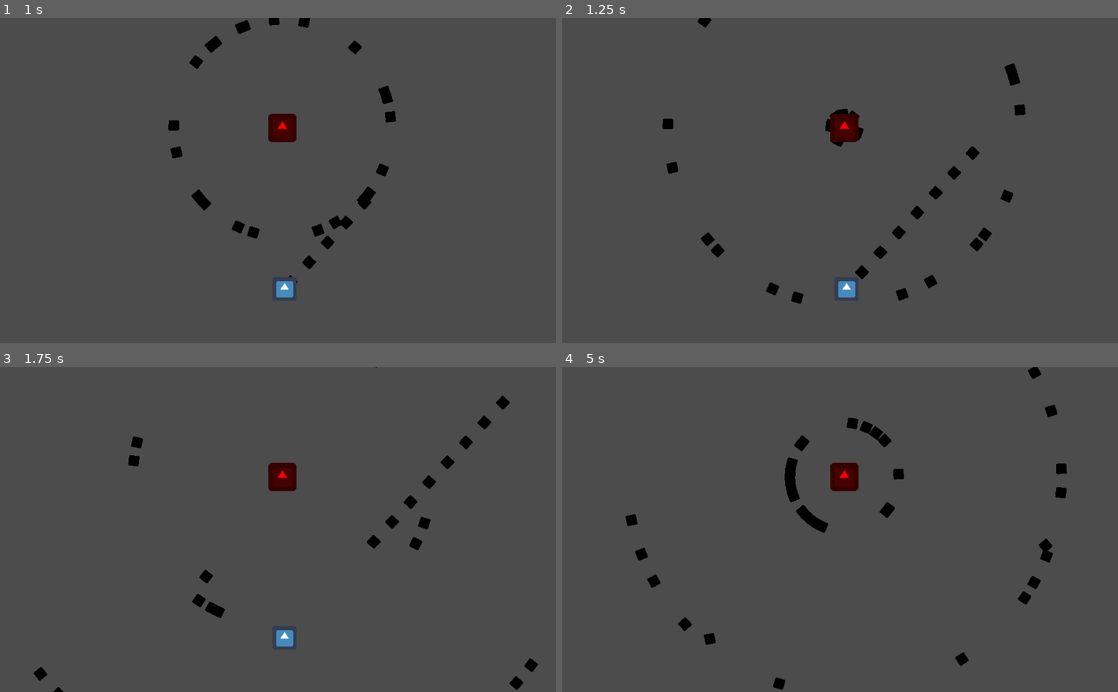
Above: before the commit, frames 1-4 (two rows, left to right).
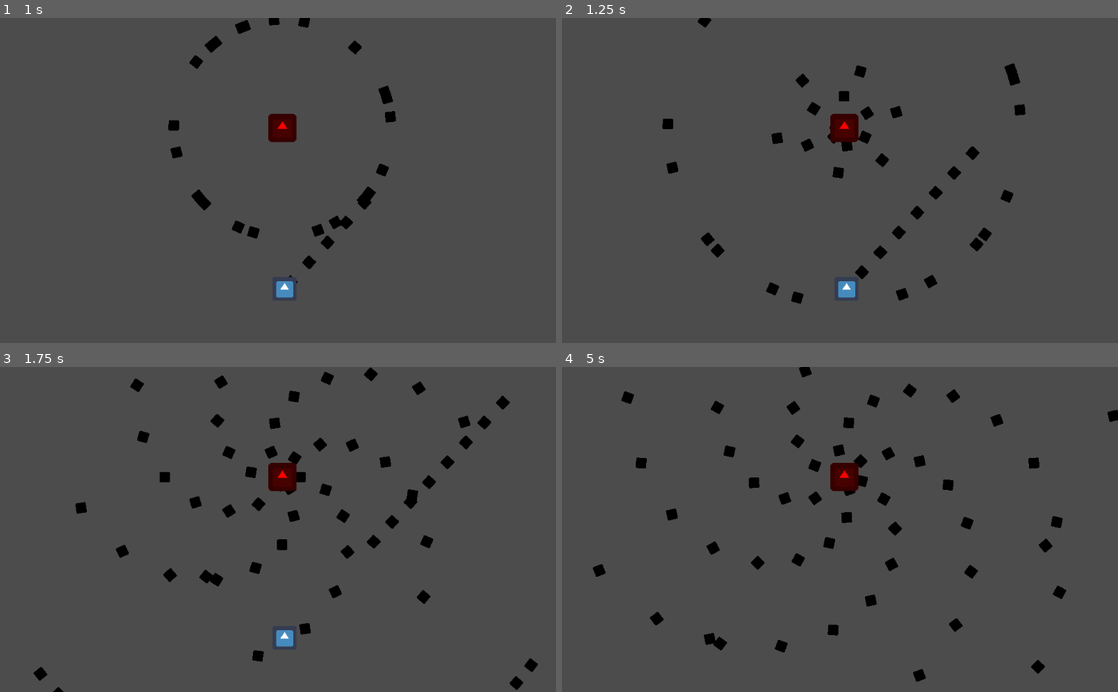
Above: after the commit, the same moments.

Repository: warriormaster12/HeartTale
Game: Godot game, scene res://Levels/BossLevel.tscn
Same seed, same stepped clock (60 frames per second), same inputs: the game is played once before the commit and once after it. The engine's default icon, where the game draws it, is replaced by a stand-in: a white triangle on a blue panel in a dark square.
Inputs (mouse positions are in pixels of both pictures, inside the frame that each line leads up to):
- Up to frame 1 (1 s): tap Enter at 0.5 s; move the mouse to (400, 164) at 0.52 s; press the mouse at (400, 164) at 0.53 s
- Up to frame 2 (1.25 s): no input
- Up to frame 3 (1.75 s): move the mouse to (166, 545) at 1.27 s; release the mouse at (166, 545) at 1.28 s; click (166, 545) at 1.35 s
- Up to frame 4 (5 s): move the mouse to (895, 458) at 2.02 s; hold S (move_b) 2.03-2.78 s; click (895, 458) at 2.3 s; move the mouse to (812, 594) at 2.77 s; tap W (move_f) at 2.85 s; click (812, 594) at 3.05 s; move the mouse to (1006, 578) at 3.52 s; hold A (move_l) 3.53-4.28 s; click (1006, 578) at 3.8 s; move the mouse to (673, 480) at 4.27 s; tap D (move_r) at 4.35 s; click (673, 480) at 4.55 s

Frame 1 is identical in both runs. In frame 2, 0.8% of the frame differs, in the area x 37-62%, y 14-50%; in frame 3, 2.7%; in frame 4, 4.4%, in the area x 5-100%, y 0-100%.

Commit message:
initial behaviour tree

Diff:
--- a/GameObjects/Enemy/Bullet.tscn
+++ b/GameObjects/Bullet/Bullet.tscn
@@ -1,7 +1,7 @@
 [gd_scene load_steps=4 format=2]
 
 [ext_resource path="res://icon.png" type="Texture" id=1]
-[ext_resource path="res://GameObjects/Enemy/Bullet.gd" type="Script" id=2]
+[ext_resource path="res://GameObjects/Bullet/Bullet.gd" type="Script" id=2]
 
 [sub_resource type="CircleShape2D" id=1]
 radius = 12.7535
--- /dev/null
+++ b/GameObjects/Enemy/BehaviourTree/BTRoot.gd
@@ -0,0 +1,39 @@
+extends Node2D
+
+
+export (NodePath) var ai_target
+onready var ai_target_node = get_node(ai_target)
+onready var active_node = get_node("Stage")
+onready var timer = get_node("BehaviourExecutionTimer")
+var stages = 0
+
+# Called when the node enters the scene tree for the first time.
+func _ready():
+	timer.start()
+	stages +=1
+	pass
+
+
+# Called every frame. 'delta' is the elapsed time since the previous frame.
+func _process(delta):
+	if active_node == get_node("Stage"):
+		if stages == 0:
+			timer.set_wait_time(1.0)
+		if stages  == 1 :
+			timer.set_wait_time(5.0)
+			if ai_target_node.can_fire == true:
+				ai_target_node._spawn_bullets_at_once()
+
+		elif stages == 2:
+			timer.set_wait_time(2.0)
+			ai_target_node._spawn_bullet_rotation()
+
+		print(timer.time_left)
+	print(stages)
+
+
+
+func _on_BehaviourExecutionTimer_timeout():
+	stages +=1
+	if stages == 3:
+		stages = 0
--- /dev/null
+++ b/GameObjects/Enemy/BehaviourTree/BTRoot.tscn
@@ -0,0 +1,11 @@
+[gd_scene load_steps=2 format=2]
+
+[ext_resource path="res://GameObjects/Enemy/BehaviourTree/BTRoot.gd" type="Script" id=1]
+
+[node name="BTRoot" type="Node2D"]
+script = ExtResource( 1 )
+
+[node name="Stage" type="Node2D" parent="."]
+
+[node name="BehaviourExecutionTimer" type="Timer" parent="."]
+[connection signal="timeout" from="BehaviourExecutionTimer" to="." method="_on_BehaviourExecutionTimer_timeout"]
--- a/GameObjects/Enemy/Enemy.gd
+++ b/GameObjects/Enemy/Enemy.gd
@@ -1,13 +1,13 @@
 extends KinematicBody2D
 
 
-var bullet = preload("res://GameObjects/Enemy/Bullet.tscn")
+var bullet = preload("res://GameObjects/Bullet/Bullet.tscn")
 var bullet_startPosition = Vector2()
 export var fire_delay = 0.8
 export var health = 100
 onready var rotator_node = get_node("rotator")
 onready var timer = get_node("BulletSpawnDelay")
-
+var can_fire = false
 
 # Called when the node enters the scene tree for the first time.
 func _ready():
@@ -24,6 +24,7 @@
 	_calculate_health()
 
 
+
 func _spawn_bullet_rotation():
 	rotator_node.rotate(1)
 	var bullet_instance = bullet.instance()
@@ -32,6 +33,7 @@
 	get_parent().add_child(bullet_instance)
 
 func _spawn_bullets_at_once():
+	can_fire = false
 	var bullet_instances = []
 	var bullet_rotation = []
 	var rotation_interval = rand_range(24, 15)
@@ -53,4 +55,4 @@
 		get_tree().queue_delete(self)
 
 func _on_Timer_timeout():
-	_spawn_bullets_at_once()
+	can_fire = true
--- a/GameObjects/Enemy/Enemy.tscn
+++ b/GameObjects/Enemy/Enemy.tscn
@@ -1,6 +1,7 @@
-[gd_scene load_steps=4 format=2]
+[gd_scene load_steps=5 format=2]
 
 [ext_resource path="res://icon.png" type="Texture" id=1]
+[ext_resource path="res://GameObjects/Enemy/BehaviourTree/BTRoot.tscn" type="PackedScene" id=2]
 [ext_resource path="res://GameObjects/Enemy/Enemy.gd" type="Script" id=3]
 
 [sub_resource type="CircleShape2D" id=1]
@@ -21,4 +22,7 @@
 [node name="rotator" type="Node2D" parent="."]
 
 [node name="BulletSpawnDelay" type="Timer" parent="."]
+
+[node name="BTRoot" parent="." instance=ExtResource( 2 )]
+ai_target = NodePath("..")
 [connection signal="timeout" from="BulletSpawnDelay" to="." method="_on_Timer_timeout"]
--- a/GameObjects/Player/Player.gd
+++ b/GameObjects/Player/Player.gd
@@ -11,7 +11,7 @@
 var direction = Vector2()
 onready var rotator_node = get_node("rotator")
 onready var timer = get_node("ShootingTimer")
-var bullet = preload("res://GameObjects/Enemy/Bullet.tscn")
+var bullet = preload("res://GameObjects/Bullet/Bullet.tscn")
 var can_shoot = true
 
 
Renamed: GameObjects/Enemy/Bullet.gd -> GameObjects/Bullet/Bullet.gd
